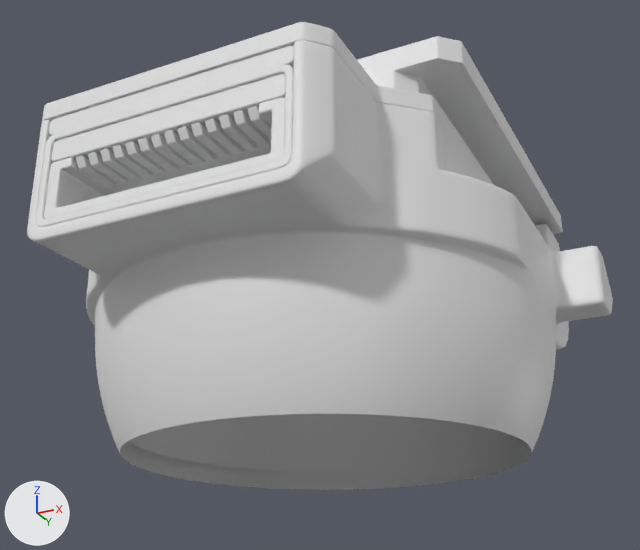
An edit to the OBJ model PadForge.App/3DModels/DualSenseEdge/Edge/StickHousingR.obj, drawn before and after from the same camera.
One viewpoint serves both versions: a 50 mm camera at (48.7, -47.0, -30.8) aimed at (25.1, 0.2, -9.5). The lights are fixed; the arrows at lower left show +X, +Y and +Z. The first picture is the older version. Where no turn or scale is listed for an object, it has been applied to the vertices. Vertices at exactly the same position are counted once.

Script lines for the objects in view, before the commit:
```python
me_stickhousingr = bpy.data.meshes.new('StickHousingR')
me_stickhousingr.from_pydata(...)  # 22533 vertices, 22162 faces; spans x 9.3..41.9, y -17.8..21.8, z -21.3..-2.2
ob_stickhousingr = bpy.data.objects.new('StickHousingR', me_stickhousingr)
ob_stickhousingr.location = (0.0, 0.0, 0.0)
```
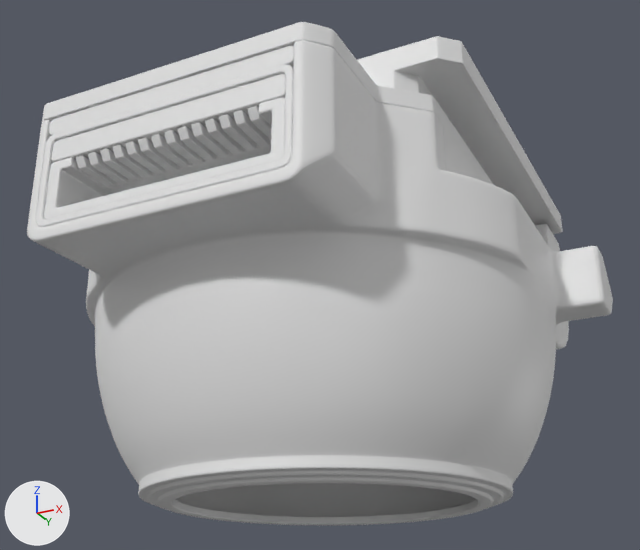
What changed in the scene script:
```text
Change me_stickhousingr:
    used by ob_stickhousingr; location = (0.0, 0.0, 0.0)
    remove me_stickhousingr.from_pydata(...)  # 22533 vertices, 22162 faces; spans x 9.3..41.9, y -17.8..21.8, z -21.3..-2.2
    add me_stickhousingr.from_pydata(...)  # 28293 vertices, 28050 faces; spans x 9.3..41.9, y -17.8..21.8, z -24.1..-2.2
    me_stickhousingr part 1: 5760 vertices added at x 14.0..37.2, y -11.7..11.6, z -24.1..-20.6
```

Pixel boxes (x1, y1, x2, y2) of what changed, in the pictures (640 x 550 px):
'StickHousingR', reshaped (7% taller): before (27, 22, 613, 490); after (27, 22, 613, 525)
part 1 of me_stickhousingr, added: after (120, 414, 532, 525)
